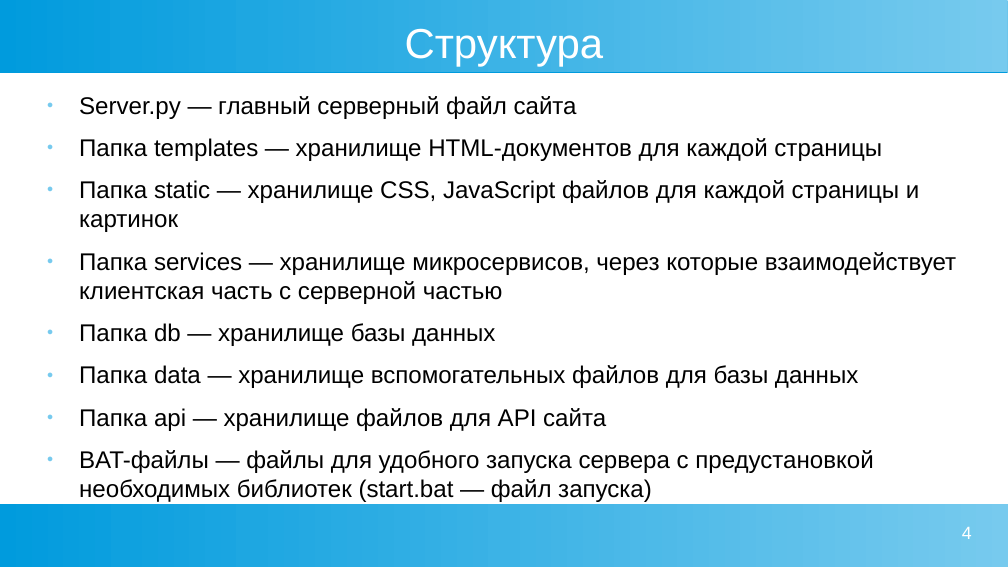
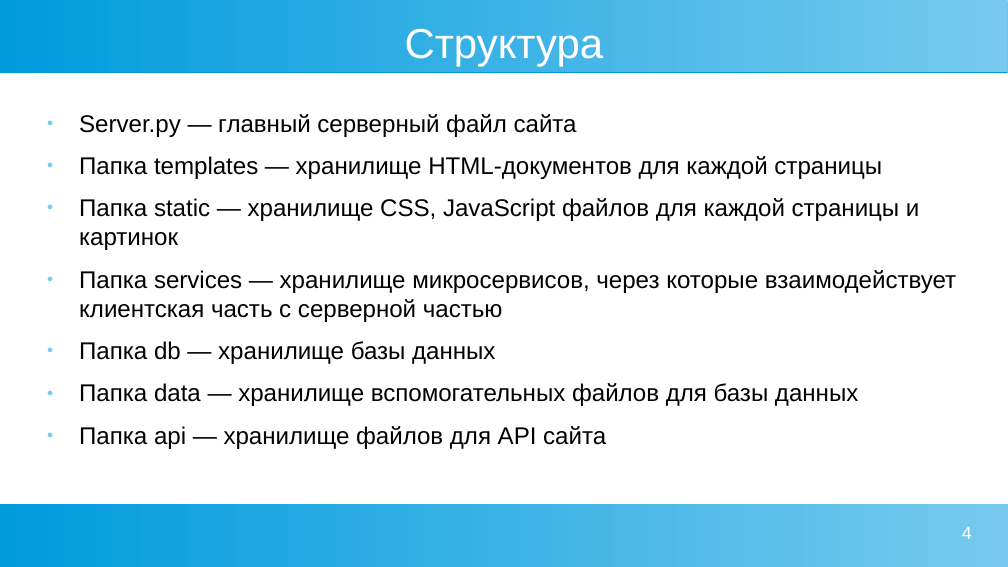
Before and after one commit to Stanislavsky2024/WebProject, a slide deck: slide 4 of Презентация Web.odp. Drawn at 1008x567 pixels with LibreOffice and Linux fonts; fonts in the diff are those of the drawing. Boxes give left, top, right and bottom in pixels: in the first picture for what was removed or moved away, otherwise in the second. Text is boxed around its words. In the diff, an @@ line names an element or a change of style, - is before the commit and + after.

```diff
--- a/Презентация Web.odp
+++ b/Презентация Web.odp
@@ text "Server.py — главный серверный файл ...": place and size @@
-text "Server.py — главный серверный файл ..." at (79, 96, 956, 502)
+text "Server.py — главный серверный файл ..." at (79, 114, 956, 449)
@@ text at (79, 450, 873, 502): paragraph removed @@
-● BAT-файлы — файлы для удобного запуска сервера с предустановкой необходимых библиотек (start.bat — файл запуска)
```
Also in this commit, not shown: 16 other files.
